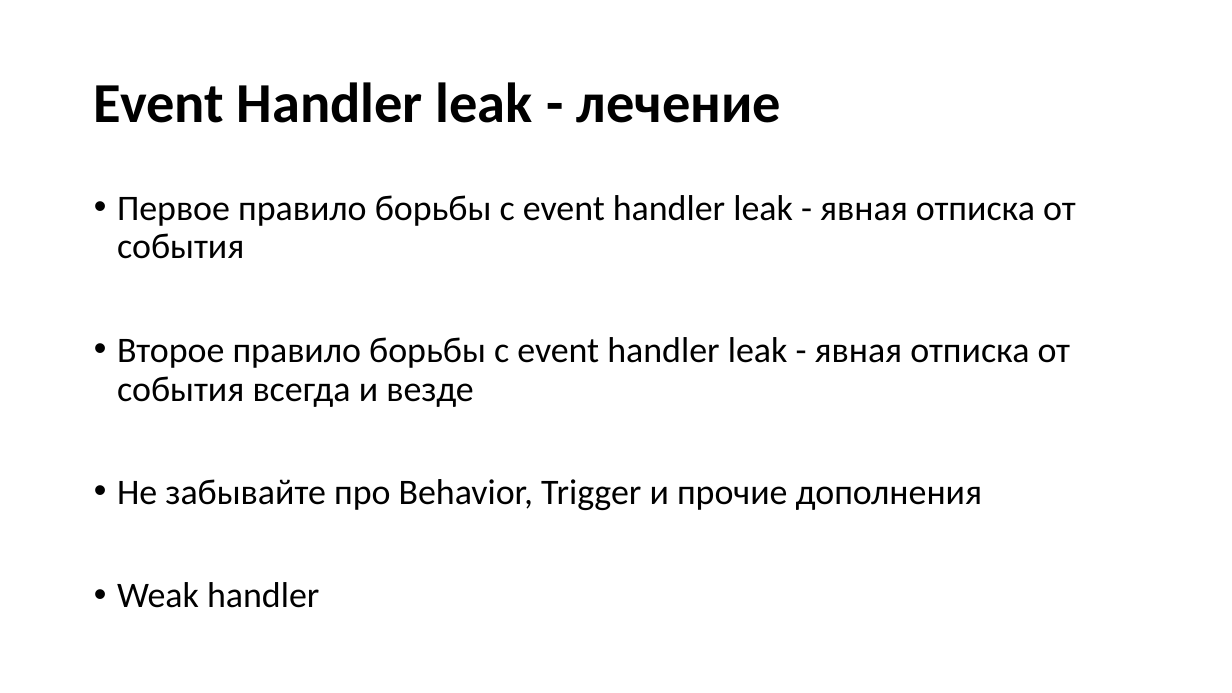
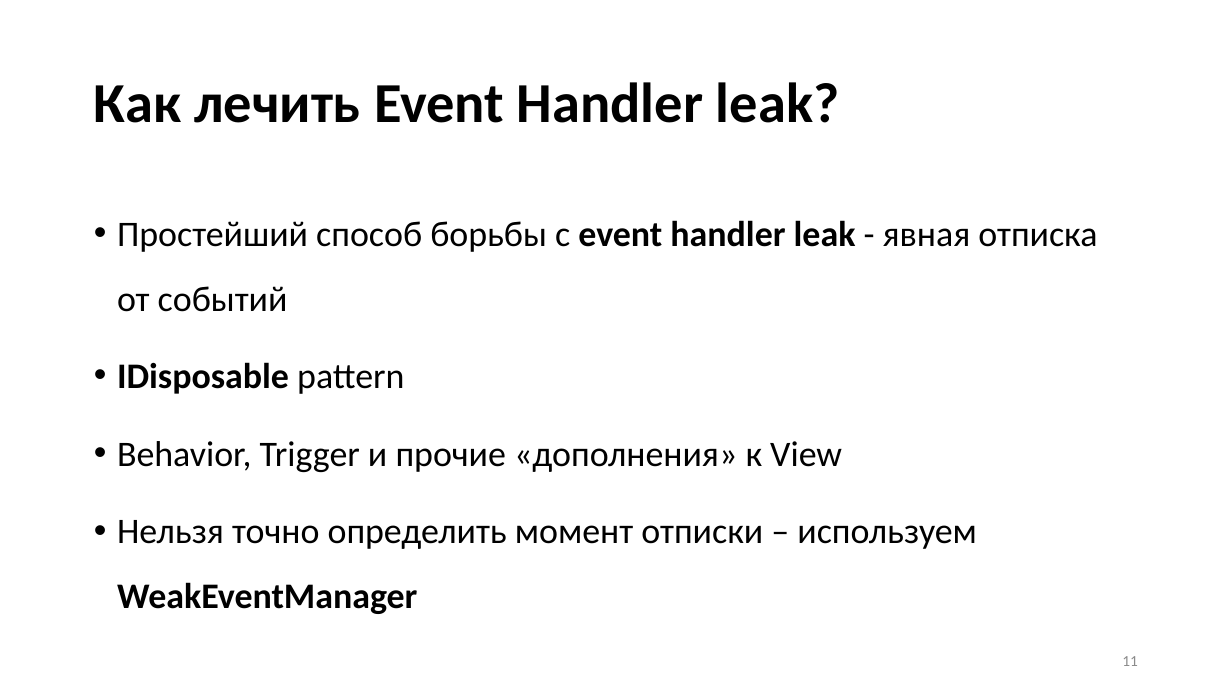
Before and after one commit to Talrandel/MemoryLeak, a slide deck: slide 11 of Утечки памяти.pptx. Drawn at 1232x693 pixels with LibreOffice and Linux fonts; fonts in the diff are those of the drawing. Boxes give left, top, right and bottom in pixels: in the first picture for what was removed or moved away, otherwise in the second. Text is boxed around its words. In the diff, an @@ line names an element or a change of style, - is before the commit and + after.

```diff
--- a/Утечки памяти.pptx
+++ b/Утечки памяти.pptx
@@ title at <box>94,82,840,123</box>: text changed @@
-Event Handler leak - лечение
+Как лечить Event Handler leak?
@@ text at <box>117,220,1097,614</box>: text changed @@
-• Первое правило борьбы с event handler leak - явная отписка от события
-• Второе правило борьбы с event handler leak - явная отписка от события всегда и везде
-• Не забывайте про Behavior, Trigger и прочие дополнения
-• Weak handler
+• Простейший способ борьбы с event handler leak - явная отписка от событий
+• IDisposable pattern
+• Behavior, Trigger и прочие «дополнения» к View
+• Нельзя точно определить момент отписки – используем WeakEventManager
@@ page number added at <box>1122,656,1138,666</box>, 12 pt, text #8C8C8C @@
+11
```
Also in this commit, not shown: 18 other slides changed, 3 slides added, 1 slide removed.
